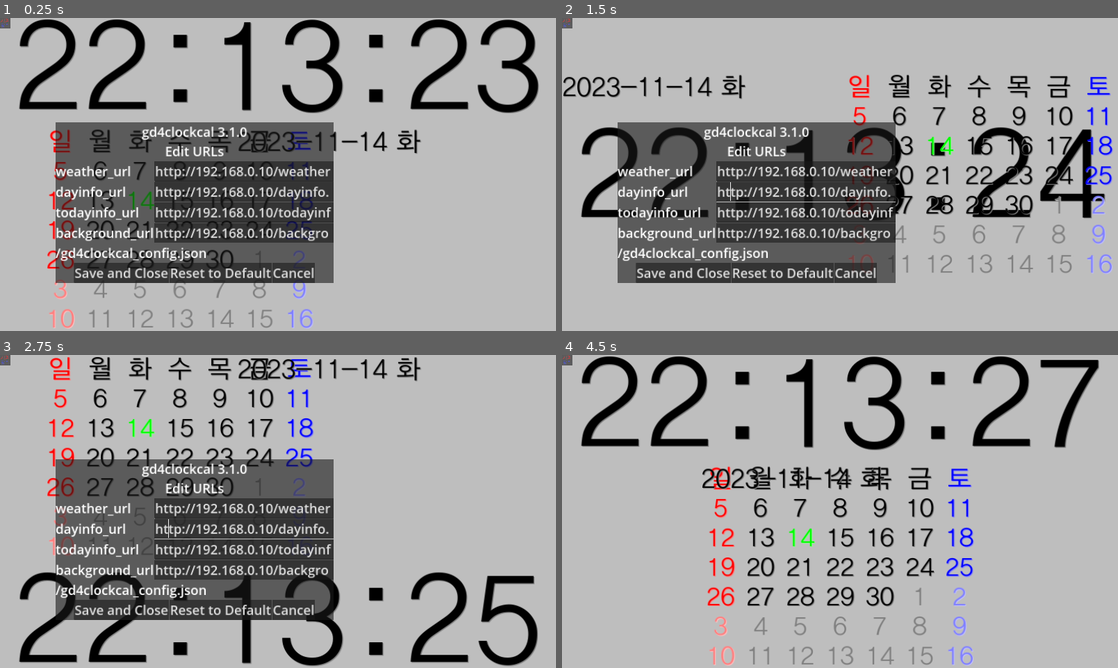
Above: before the commit, frames 1-4 (two rows, left to right).
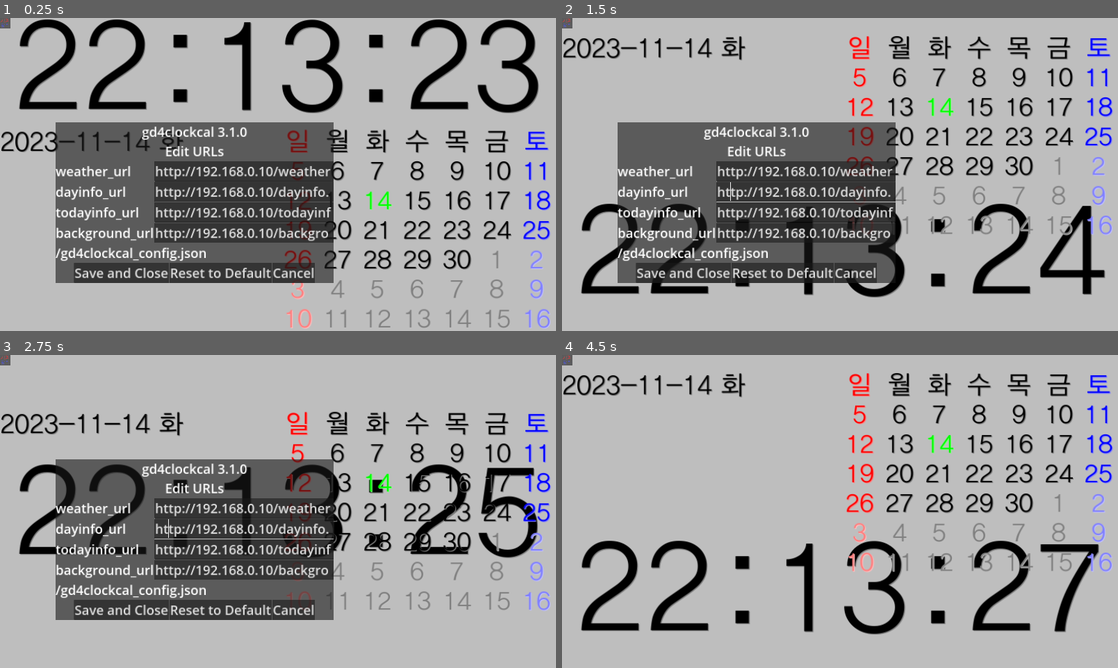
Above: after the commit, the same moments.

Repository: kasworld/gd4clockcal
Game: Godot game, scene res://main.tscn
The game is run twice, just before and just after one commit, with the same random seed, the same clock (stepped at 60 frames per second) and the same inputs.
Inputs (mouse positions are in pixels of both pictures, inside the frame that each line leads up to):
- Up to frame 1 (0.25 s): no input
- Up to frame 2 (1.5 s): tap Enter at 0.5 s; move the mouse to (962, 158) at 0.52 s; click (962, 158) at 0.67 s; move the mouse to (728, 190) at 1.27 s; click (728, 190) at 1.42 s
- Up to frame 3 (2.75 s): move the mouse to (333, 442) at 2.02 s; click (333, 442) at 2.17 s
- Up to frame 4 (4.5 s): move the mouse to (812, 574) at 2.77 s; click (812, 574) at 2.92 s; move the mouse to (1006, 558) at 3.52 s; click (1006, 558) at 3.67 s; move the mouse to (673, 464) at 4.27 s; click (673, 464) at 4.42 s

The runs differ from the first frame. In frame 1, 8.5% of the frame differs, in the area x 0-100%, y 35-100%; in frame 2, 19%; in frame 3, 21%; in frame 4, 23%, in the area x 0-100%, y 0-100%.
Error in both runs: Attempt to call function 'store_line' in base 'null instance' on a null instance. (res://config.gd:29)

Commit message:
click to start animove

Diff:
--- a/main.gd
+++ b/main.gd
@@ -22,42 +22,64 @@
 
 	fi = Global.timelabel_color
 	$TimeLabel.init(0, 0, vp_size.x, vp_size.y*0.42, fi[0], fi[1])
-	$TimeLabel.position = timepos[0]
-
 	$Calendar.init(0, 0, vp_size.x/2, vp_size.y*0.65)
-	$Calendar.position = calpos[0]
-
 	fi = Global.infolabel_color
 	$InfoLabel.init(0, 0, vp_size.x/2, vp_size.y*0.65, fi[0], fi[1] )
+	reset_pos()
+	_on_timer_timeout()
+
+func reset_pos():
+	$TimeLabel.position = timepos[0]
+	$Calendar.position = calpos[0]
 	$InfoLabel.position = infopos[0]
-
-	_on_timer_timeout()
+	animove_state = 0
 
 func sin_inter(v1 :float, v2 :float, t :float)->float:
 	return (cos(t *PI)/2 +0.5) * (v2-v1) + v1
 
+var animove_enable = false
 var animove_state = 0
 var animove_begin_tick = 0
-func _process(delta: float) -> void:
-#	return
+
+func animove_toggle() :
+	animove_enable = not animove_enable
+	if animove_enable:
+		animove_state = 0
+		animove_begin_tick = Time.get_unix_time_from_system()
+		$TimerAniMove.start()
+	else:
+		$TimerAniMove.stop()
+		reset_pos()
+
+func _on_timer_ani_move_timeout() -> void:
+	animove_state += 1
+	animove_begin_tick = Time.get_unix_time_from_system()
+
+func animove_step():
 	var ms = Time.get_unix_time_from_system() - animove_begin_tick
 	match animove_state%4:
 		0:
+			$TimeLabel.position.y = sin_inter(timepos[1].y ,timepos[0].y , ms)
+			$Calendar.position.y = sin_inter(calpos[1].y ,calpos[0].y , ms)
+			$InfoLabel.position.y = sin_inter(infopos[1].y ,infopos[0].y , ms)
+		1:
+			$Calendar.position.x = sin_inter(calpos[1].x ,calpos[0].x , ms)
+			$InfoLabel.position.x = sin_inter(infopos[1].x ,infopos[0].x , ms)
+		2:
 			$TimeLabel.position.y = sin_inter(timepos[0].y ,timepos[1].y , ms)
 			$Calendar.position.y = sin_inter(calpos[0].y ,calpos[1].y , ms)
 			$InfoLabel.position.y = sin_inter(infopos[0].y ,infopos[1].y , ms)
-		1:
+		3:
 			$Calendar.position.x = sin_inter(calpos[0].x ,calpos[1].x , ms)
 			$InfoLabel.position.x = sin_inter(infopos[0].x ,infopos[1].x , ms)
-		2:
-			$TimeLabel.position.y = sin_inter(timepos[1].y ,timepos[0].y , ms)
-			$Calendar.position.y = sin_inter(calpos[1].y ,calpos[0].y , ms)
-			$InfoLabel.position.y = sin_inter(infopos[1].y ,infopos[0].y , ms)
-		3:
-			$Calendar.position.x = sin_inter(calpos[1].x ,calpos[0].x , ms)
-			$InfoLabel.position.x = sin_inter(infopos[1].x ,infopos[0].x , ms)
 		_:
 			print_debug("invalid state", animove_state)
+
+
+func _process(delta: float) -> void:
+	if not animove_enable:
+		return
+	animove_step()
 
 func _notification(what: int) -> void:
 	if what == NOTIFICATION_APPLICATION_RESUMED:
@@ -66,8 +88,6 @@
 
 var old_time_dict = {"day":0} # datetime dict
 func _on_timer_timeout():
-	animove_state += 1
-	animove_begin_tick = Time.get_unix_time_from_system()
 	var time_now_dict = Time.get_datetime_dict_from_system()
 	if old_time_dict["day"] != time_now_dict["day"]:
 		old_time_dict = time_now_dict
@@ -89,6 +109,8 @@
 	if event is InputEventKey and event.pressed:
 		if event.keycode == KEY_ESCAPE:
 			get_tree().quit()
+	elif event is InputEventMouseButton and event.is_released():
+		animove_toggle()
 
 func invert_font_color()->void:
 	$Calendar.invert_font_color()
--- a/main.tscn
+++ b/main.tscn
@@ -35,6 +35,9 @@
 offset_bottom = 72.0
 icon = ExtResource("3_p67cb")
 
+[node name="TimerAniMove" type="Timer" parent="."]
+
 [connection signal="timeout" from="Timer" to="." method="_on_timer_timeout"]
 [connection signal="timeout" from="AutoHideOptionPanel" to="." method="_on_auto_hide_option_panel_timeout"]
 [connection signal="pressed" from="ButtonOption" to="." method="_on_button_option_pressed"]
+[connection signal="timeout" from="TimerAniMove" to="." method="_on_timer_ani_move_timeout"]
